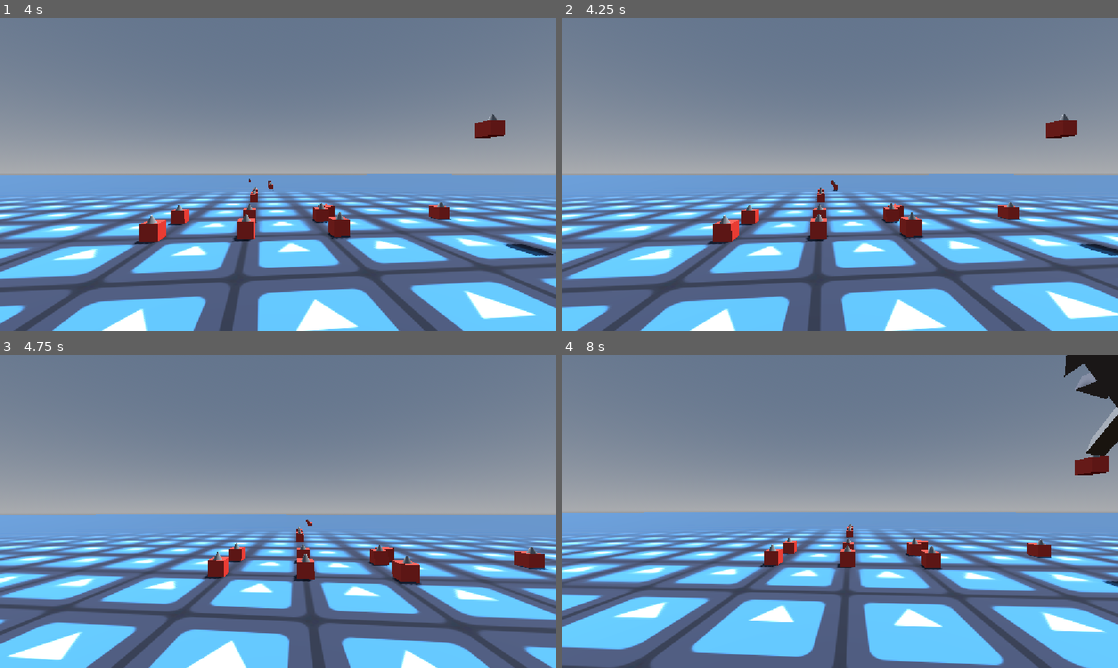
Above: before the commit, frames 1-4 (two rows, left to right).
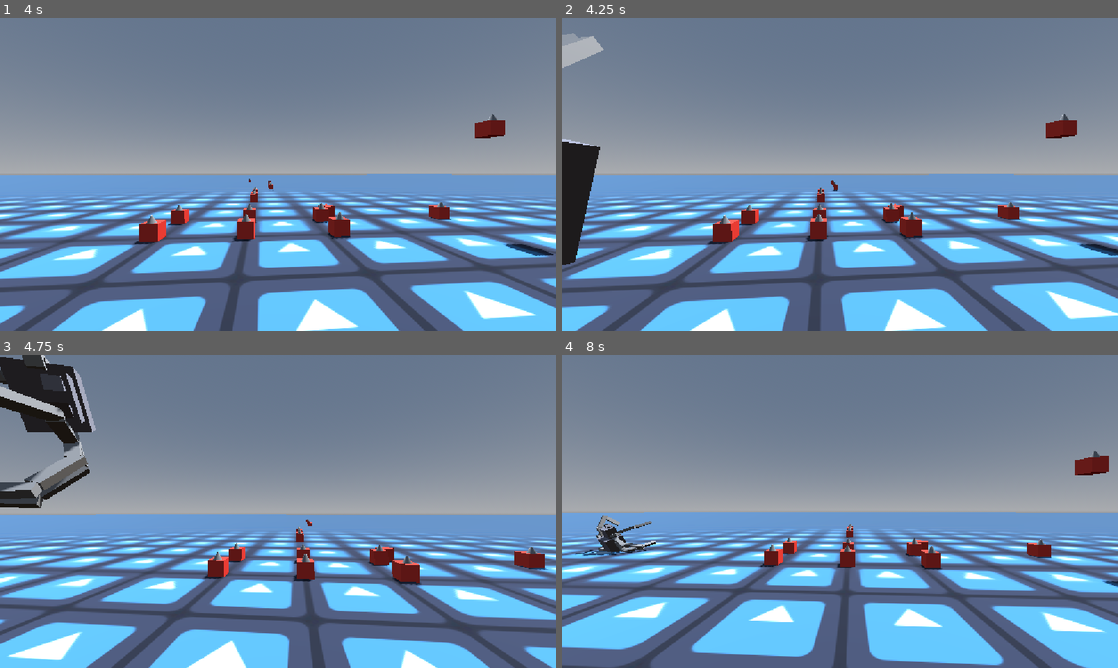
Above: after the commit, the same moments.

Repository: Deojee/new-betterer-hinges
Game: Godot game, scene res://scenes/world.tscn
The game is run twice, just before and just after one commit, with the same random seed, the same clock (stepped at 60 frames per second) and the same inputs. The engine's default icon, where the game draws it, is replaced by a stand-in: a white triangle on a blue panel in a dark square.
Inputs (mouse positions are in pixels of both pictures, inside the frame that each line leads up to):
- Up to frame 1 (4 s): move the mouse to (305, 174) at 0.52 s; tap A (a) at 0.6, 3.8 s; tap D (d) at 0.8, 1.35 s; move the mouse to (250, 174) at 1.27 s; tap E (e) at 1.55 s; move the mouse to (289, 168) at 2.02 s; hold E (e) 2.03-2.78 s; tap S (s) at 2.3, 2.85 s; move the mouse to (272, 180) at 2.77 s; tap T (t) at 3.05 s; move the mouse to (316, 177) at 3.52 s; hold T (t) from 3.53 s (still down)
- Up to frame 2 (4.25 s): keep holding T (t)
- Up to frame 3 (4.75 s): move the mouse to (233, 508) at 4.27 s; release T (t) at 4.28 s; tap A (a) at 4.35 s; tap D (d) at 4.55 s
- Up to frame 4 (8 s): move the mouse to (845, 511) at 5.02 s; hold E (e) 5.03-5.78 s; tap D (d) at 5.1 s; move the mouse to (817, 505) at 5.77 s; tap E (e) at 5.85 s; tap S (s) at 6.05 s; move the mouse to (867, 511) at 6.52 s; press the mouse at (867, 511) at 6.53 s; tap T (t) at 6.8 s; move the mouse to (812, 511) at 7.27 s; release the mouse at (812, 511) at 7.28 s; right-click (812, 511) at 7.35 s; tap A (a) at 7.55 s

Frame 1 is identical in both runs. In frame 2, 2.3% of the frame differs, in the area x 0-8%, y 4-79%; in frame 3, 4.6%, in the area x 0-18%, y 0-49%; in frame 4, 2.1%.

Commit message:
fixed weight portions being inverted

Diff:
--- a/scenes/world.tscn
+++ b/scenes/world.tscn
@@ -159,9 +159,6 @@
 
 [node name="body" type="RigidBody3D" parent="walkerGuy" unique_id=621303919]
 collision_layer = 2
-mass = 40.0
-linear_damp = 10.0
-angular_damp = 10.0
 script = ExtResource("6_qfnet")
 
 [node name="MeshInstance3D" type="MeshInstance3D" parent="walkerGuy/body" unique_id=1982923573]
@@ -411,7 +408,6 @@
 [node name="segment3" type="RigidBody3D" parent="walkerGuy/leg2L" unique_id=2031255410]
 transform = Transform3D(1, 0, 0, 0, 1, 0, 0, 0, 1, -2.4, 0, 0)
 collision_layer = 2
-freeze = true
 
 [node name="MeshInstance3D" type="MeshInstance3D" parent="walkerGuy/leg2L/segment3" unique_id=667341604]
 mesh = SubResource("BoxMesh_7wv7s")
--- a/scripts/newHinge.gd
+++ b/scripts/newHinge.gd
@@ -165,11 +165,11 @@
 func getAPortion():
 	if nodeA.freeze:
 		return 0.0
-	return nodeA.mass / (nodeA.mass + nodeB.mass)
+	return nodeB.mass / (nodeA.mass + nodeB.mass)
 func getBPortion():
 	if nodeB.freeze:
 		return 0.0
-	return nodeB.mass / (nodeA.mass + nodeB.mass)
+	return nodeA.mass / (nodeA.mass + nodeB.mass)
 
 func showMiddle():
 
